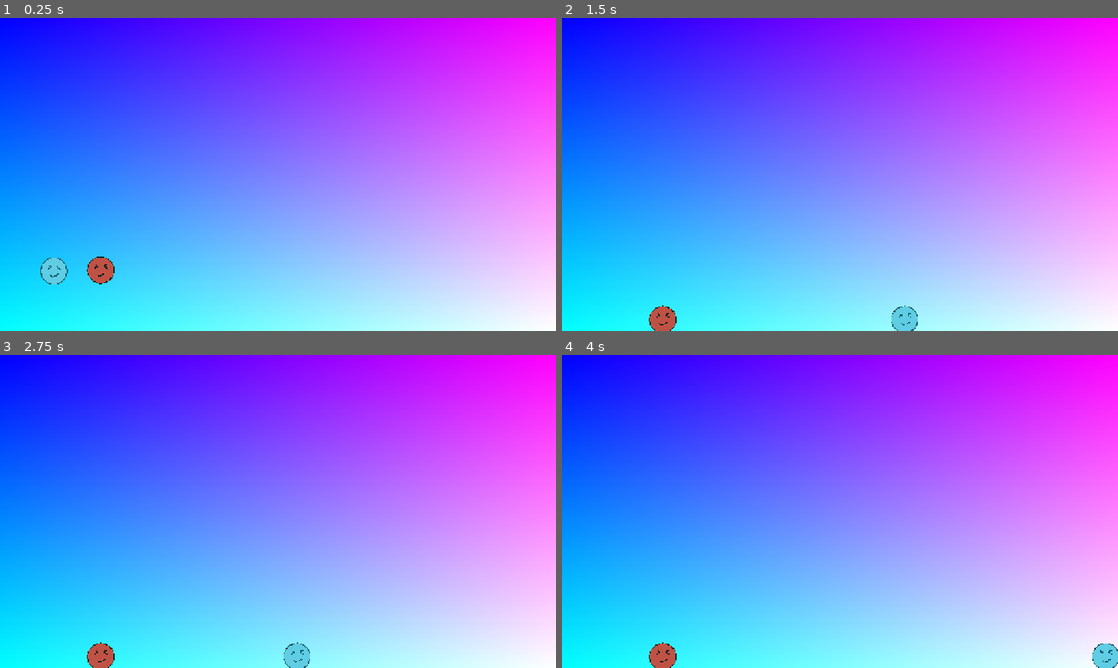
Above: before the commit, frames 1-4 (two rows, left to right).
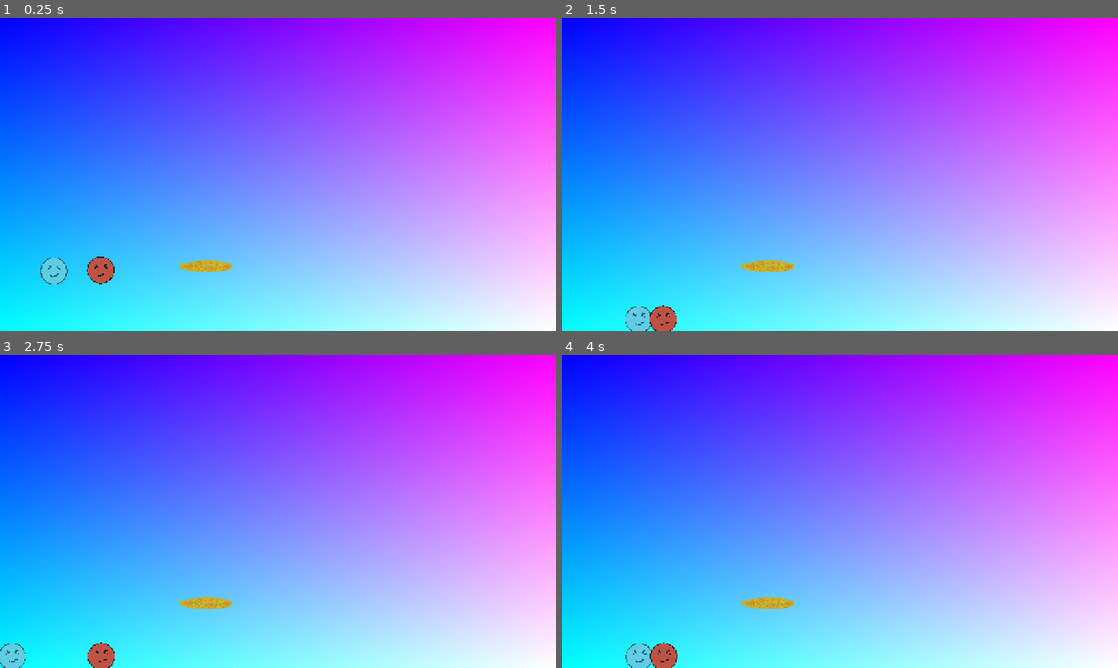
Above: after the commit, the same moments.

Repository: clem-maker/2-player
Game: Godot game, scene res://scens/main.tscn
Two runs of this game, one before a commit and one after it. Both use one fixed random seed, a clock stepped at 60 frames per second and the inputs below.
Inputs (mouse positions are in pixels of both pictures, inside the frame that each line leads up to):
- Up to frame 1 (0.25 s): no input
- Up to frame 2 (1.5 s): move the mouse to (962, 158) at 0.52 s; hold D (right) from 0.53 s (still down); click (962, 158) at 0.6 s; tap Space (jump) at 0.77 s; move the mouse to (728, 190) at 1.27 s; click (728, 190) at 1.35 s
- Up to frame 3 (2.75 s): tap Space (jump) at 1.52 s; move the mouse to (333, 442) at 2.02 s; release D (right) at 2.03 s; hold A (left) from 2.03 s (still down); click (333, 442) at 2.1 s
- Up to frame 4 (4 s): move the mouse to (812, 574) at 2.77 s; release A (left) at 2.78 s; hold D (right) from 2.78 s (still down); click (812, 574) at 2.85 s; tap Space (jump) at 3.02, 3.77 s; move the mouse to (1006, 558) at 3.52 s; click (1006, 558) at 3.6 s

The runs differ from the first frame. In frame 1, 0.3% of the frame differs, in the area x 32-42%, y 77-82%; in frame 2, 0.9%; in frame 3, 1.0%; in frame 4, 1.0%, in the area x 11-100%, y 77-100%.

Commit message:
stuff
(some fixes nessesary but no time)

Diff:
--- /dev/null
+++ b/scens/is_catched.gd
@@ -0,0 +1,8 @@
+extends Area2D
+
+@onready var red_player : Node2D = $"/players/player_rot"
+signal red_player_got_catched
+
+
+func _on_body_shape_entered(_body_rid: RID, body: Node2D, _body_shape_index: int, _local_shape_index: int) -> void:
+	pass
--- a/scens/main.tscn
+++ b/scens/main.tscn
@@ -4,6 +4,7 @@
 [ext_resource type="PackedScene" uid="uid://o6v3vj0nlyud" path="res://scens/player-blau.tscn" id="1_ig7tw"]
 [ext_resource type="Shader" uid="uid://bncji1nbytysc" path="res://shader/main.gdshader" id="2_4gohe"]
 [ext_resource type="PackedScene" uid="uid://clo6wvw17ccfb" path="res://scens/player_rot.tscn" id="3_stwvi"]
+[ext_resource type="PackedScene" uid="uid://c3mvsfwdyftup" path="res://scens/plattform.tscn" id="5_4gohe"]
 
 [sub_resource type="GDScript" id="GDScript_s382v"]
 script/source = "extends Node2D
@@ -65,6 +66,11 @@
 
 [node name="player_blue" parent="players" unique_id=827101590 instance=ExtResource("1_ig7tw")]
 position = Vector2(124, 524)
+collision_mask = 1
 
 [node name="player_rot" parent="players" unique_id=1054043953 instance=ExtResource("3_stwvi")]
 position = Vector2(232, 522)
+collision_mask = 1
+
+[node name="plattform" parent="." unique_id=1887424092 instance=ExtResource("5_4gohe")]
+position = Vector2(474, 574)
--- /dev/null
+++ b/scens/plattform.tscn
@@ -0,0 +1,23 @@
+[gd_scene format=3 uid="uid://c3mvsfwdyftup"]
+
+[ext_resource type="Texture2D" uid="uid://d1yxrpfr60l4v" path="res://pixel_art/ground_path's/plattform.png" id="1_7brlp"]
+
+[sub_resource type="ConvexPolygonShape2D" id="ConvexPolygonShape2D_31ueu"]
+points = PackedVector2Array(-58, -0.5, -58, -9, -10, -17, 20.5, -17, 62, -9, 62, -0.5, 52, 6, 32, 10.5, -23, 10.5, -45, 7)
+
+[sub_resource type="QuadMesh" id="QuadMesh_nqlnw"]
+size = Vector2(15, 10)
+
+[node name="plattform" type="StaticBody2D" unique_id=1887424092]
+collision_layer = 3
+
+[node name="CollisionShape2D" type="CollisionShape2D" parent="." unique_id=1391039882]
+shape = SubResource("ConvexPolygonShape2D_31ueu")
+
+[node name="MeshInstance2D" type="MeshInstance2D" parent="." unique_id=1398536084]
+texture_filter = 1
+position = Vector2(2, -2.25)
+rotation = 3.1415927
+scale = Vector2(8, 5.5)
+mesh = SubResource("QuadMesh_nqlnw")
+texture = ExtResource("1_7brlp")
--- a/scens/player-blau.tscn
+++ b/scens/player-blau.tscn
@@ -3,6 +3,7 @@
 [ext_resource type="Script" uid="uid://wyfsuk1ljmqw" path="res://scribte/player_blue.gd" id="1_s1jd5"]
 [ext_resource type="Shader" uid="uid://cbd8m4b64ex37" path="res://shader/player_blau.tres" id="2_txxrp"]
 [ext_resource type="Texture2D" uid="uid://b1a7ohfwxfvdo" path="res://pixel_art/player_blau.jpg" id="3_l23qj"]
+[ext_resource type="Script" uid="uid://c3oeja7kr6wbk" path="res://scens/is_catched.gd" id="4_txxrp"]
 
 [sub_resource type="CircleShape2D" id="CircleShape2D_ftwe8"]
 radius = 14.0
@@ -28,6 +29,9 @@
 texture = ExtResource("3_l23qj")
 
 [node name="is_catched" type="Area2D" parent="." unique_id=84031257]
+script = ExtResource("4_txxrp")
 
 [node name="CollisionShape2D" type="CollisionShape2D" parent="is_catched" unique_id=2100756992]
 shape = SubResource("CircleShape2D_tpb3x")
+
+[connection signal="body_shape_entered" from="is_catched" to="is_catched" method="_on_body_shape_entered"]
--- a/scens/target.tscn
+++ b/scens/target.tscn
@@ -1,8 +1,8 @@
 [gd_scene format=3 uid="uid://cgvlh1r7nk4em"]
 
 [ext_resource type="Shader" uid="uid://bgisemienbiob" path="res://shader/target.gdshader" id="1_1srcc"]
-[ext_resource type="Texture2D" uid="uid://cbwho3xog4pcp" path="res://pixel_art/target.png" id="2_l6fqm"]
-[ext_resource type="Script" uid="uid://dgnhomjtkwai8" path="res://no_use/target.gd" id="3_6fhri"]
+[ext_resource type="Texture2D" uid="uid://cbwho3xog4pcp" path="res://no_use/pixel_art/target.png" id="2_l6fqm"]
+[ext_resource type="Script" uid="uid://dgnhomjtkwai8" path="res://no_use/scribte/target.gd" id="3_6fhri"]
 
 [sub_resource type="ShaderMaterial" id="ShaderMaterial_20mpl"]
 shader = ExtResource("1_1srcc")
Renamed: pixel_art/icon.svg -> no_use/pixel_art/icon.svg
Not shown, changed: no_use/pixel_art/icon.svg.import
Renamed: pixel_art/target.png -> no_use/pixel_art/target.png
Not shown, added: no_use/pixel_art/target.png.import
Renamed: no_use/player_rot_no_key.gd -> no_use/scribte/player_rot_no_key.gd
Renamed: no_use/player_rot_no_key.gd.uid -> no_use/scribte/player_rot_no_key.gd.uid
Renamed: no_use/target.gd -> no_use/scribte/target.gd
Renamed: no_use/target.gd.uid -> no_use/scribte/target.gd.uid
Binary file added: pixel_art/ground_path's/plattform.png
Not shown, changed: pixel_art/ground_path's/plattform.png.import
Not shown, added: scens/is_catched.gd.uid
Not shown, removed: tasks_for_tomorrow.txt
